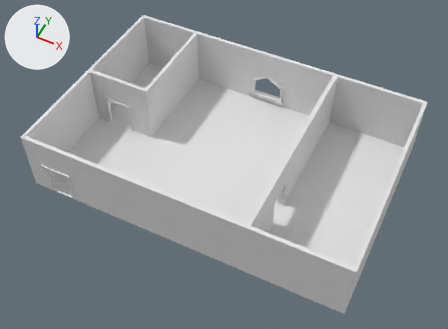
One commit to the FBX model Assets/Mark Assets/environment.fbx: the scene before it, then after it.
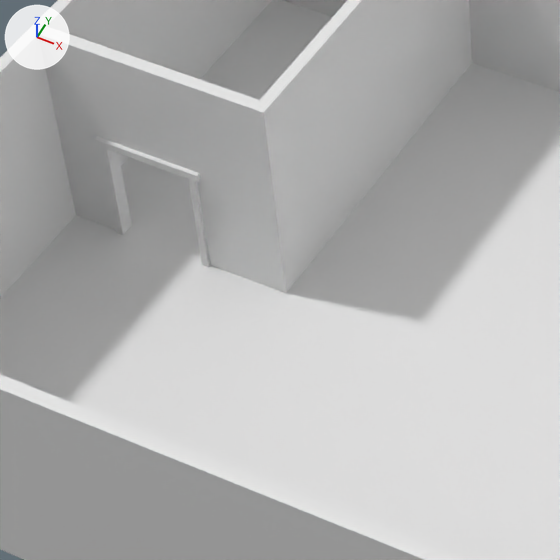
Each version is shown whole from a 50 mm camera at (0.88, -1.791, 2.207) aimed at (0.032, -0.095, 0.087), then close up on the part from 18% to 49% of the width and 19% to 62% of the height. The lights are fixed; the arrows at upper left show +X, +Y and +Z. Materials are left out; every surface is plain grey. Where no turn or scale is listed for an object, it has been applied to the vertices. Vertices at the same position are counted once.

Names of what the first close-up shows: 'wall_combined'.
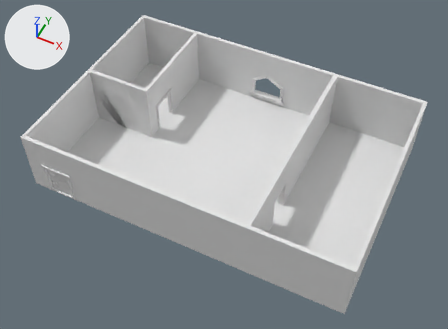
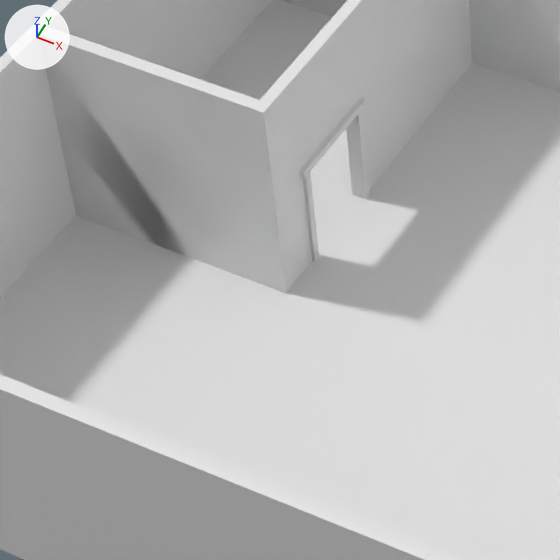
The change, as a list of edits to the scene's bpy script:
```text
Change me_mesh:
    used by ob_wall_combined; location = (0.0, 0.0, 0.0)
    remove me_mesh.from_pydata(...)  # 2099 vertices, 2135 faces; spans x -0.73..0.77, y -0.52..0.48, z 0.0..0.3
    add me_mesh.from_pydata(...)  # 2335 vertices, 2313 faces; spans x -0.73..0.77, y -0.52..0.48, z 0.0..0.3
    me_mesh part 1: the loose piece of 8 vertices spanning x -0.65..-0.51, y -0.03..-0.01, z 0.15..0.16 is turned 90 degrees about the z axis through its middle, then moved by (0.18, 0.13, 0.0)
    me_mesh part 2: the loose piece of 8 vertices spanning x -0.52..-0.51, y -0.03..-0.01, z 0.0..0.16 is turned 90 degrees about the z axis through its middle, then moved by (0.11, 0.06, 0.0)
    me_mesh part 3: a new loose piece, a box spanning x -0.415..-0.395, y 0.166..0.176, z 0.003..0.163
    me_mesh part 4: 8 vertices moved within x -0.64..-0.52, y -0.52..-0.5, z 0.16; 14 vertices removed from x -0.65..-0.52, y -0.03..-0.01, z 0.0..0.16; 242 vertices added at x -0.71..0.76, y -0.5..0.46, z 0.0..0.3
```

Changed parts and their boxes [x1, y1, x2, y2] in the close-ups (560 x 560 px; the box of a moved part takes in the faces that stretch with it):
part 1 of me_mesh, moved or reshaped
    before: [94, 136, 200, 182]
    after: [299, 98, 366, 178]
part 2 of me_mesh, moved or reshaped
    before: [189, 179, 210, 267]
    after: [303, 172, 319, 262]
part 3 of me_mesh, added
    after: [346, 110, 370, 199]
part 4 of me_mesh, built on
    before: [81, 111, 227, 273]
    after: [81, 97, 420, 273]
